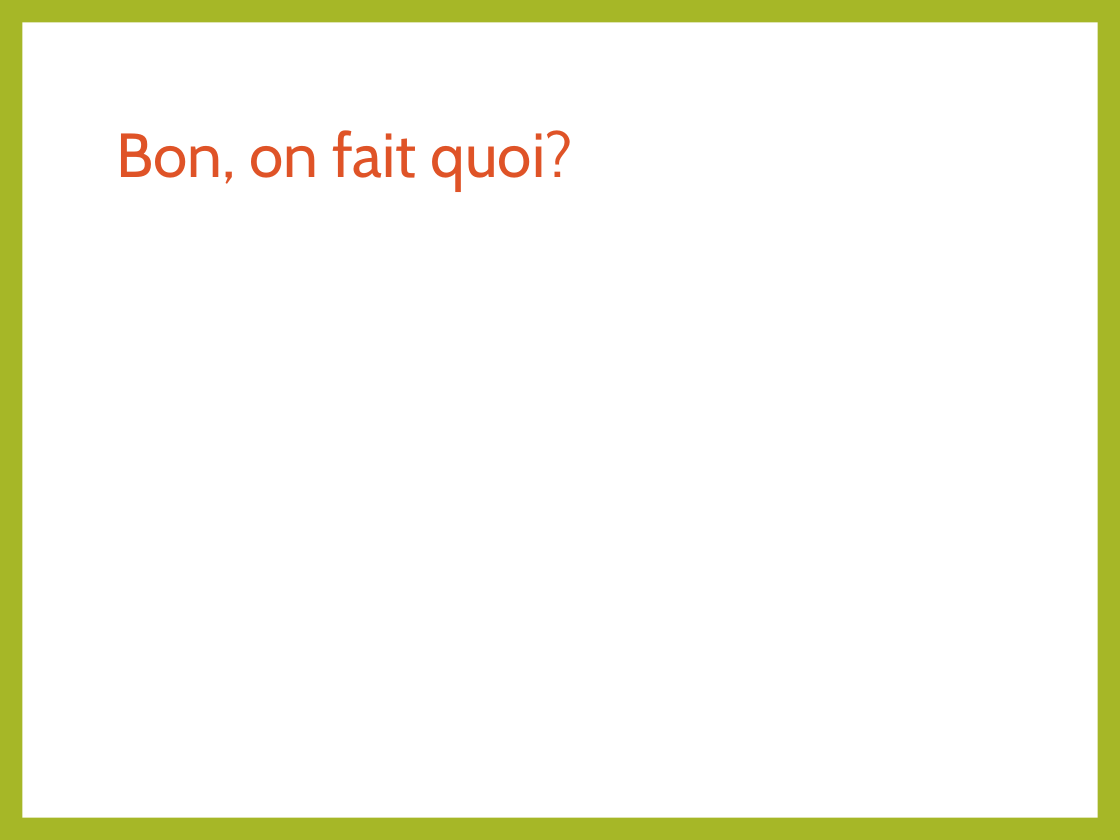
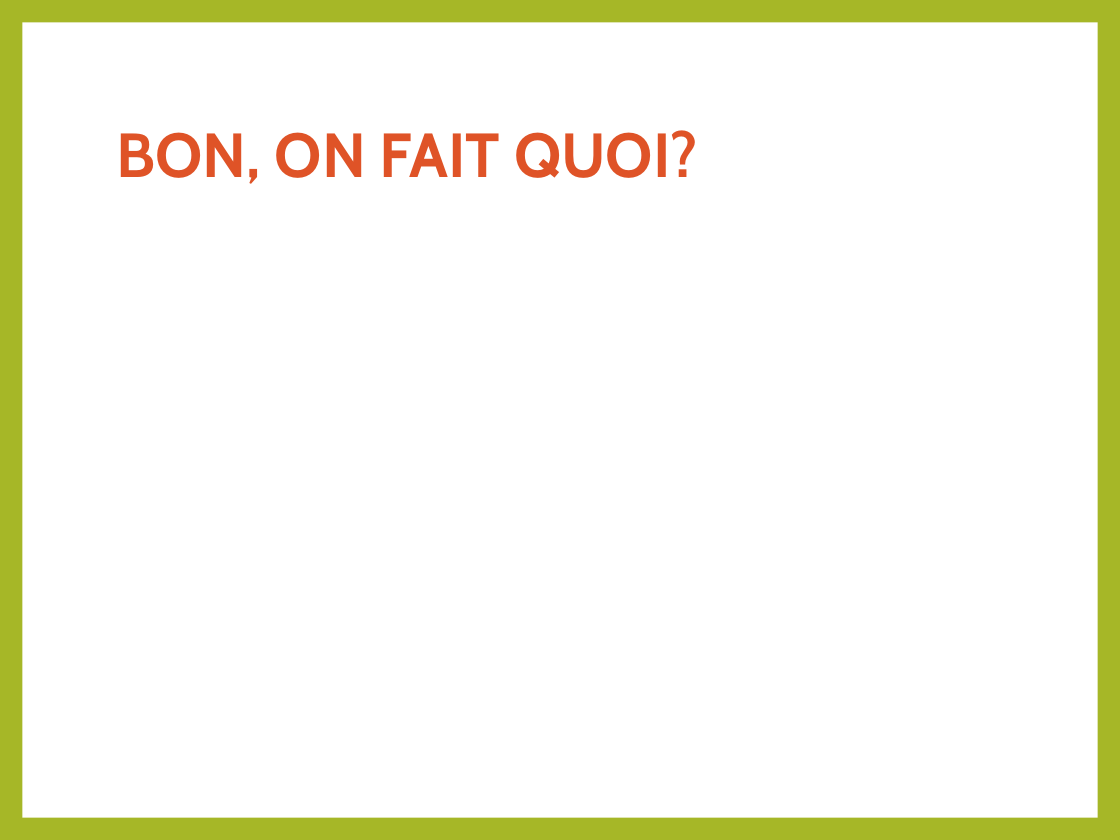
Before and after one commit to micbelgique/mordatality, a slide deck: slide 4 of presentation-summercamp2015.pptx. Drawn at 1120x840 pixels with LibreOffice and Linux fonts; fonts in the diff are those of the drawing. Boxes give left, top, right and bottom in pixels: in the first picture for what was removed or moved away, otherwise in the second. Text is boxed around its words. In the diff, an @@ line names an element or a change of style, - is before the commit and + after.

```diff
--- a/presentation-summercamp2015.pptx
+++ b/presentation-summercamp2015.pptx
@@ title at <box>116,130,698,184</box>: text changed; bold on @@
-Bon, on fait quoi?
+BON, ON FAIT QUOI?
```
Also in this commit, not shown: 8 other slides changed.
